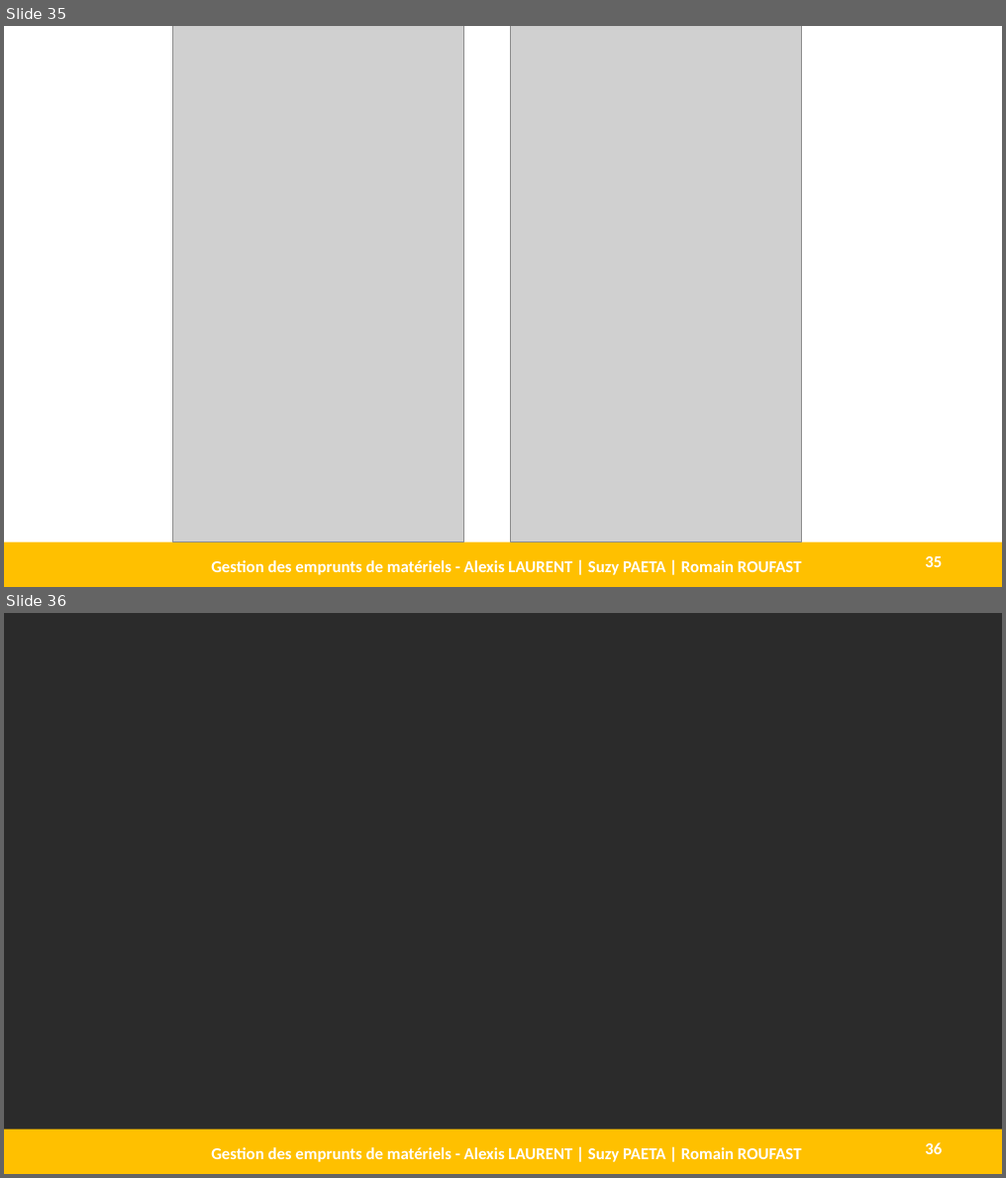
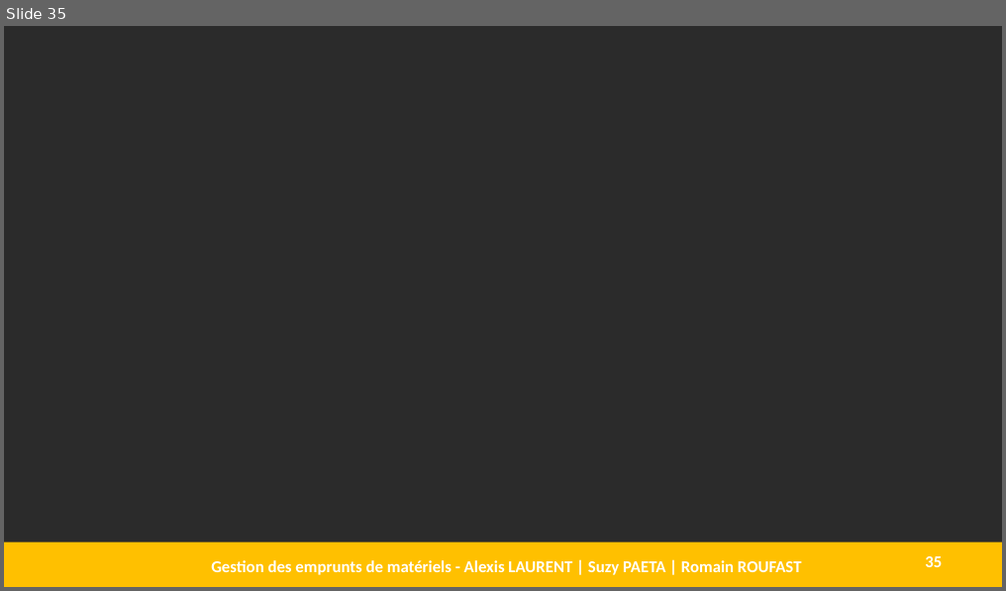
Before and after one commit to AlexisLaurent/Gestion_des_Emprunts, a slide deck: Livrables/D1.3 - DEF.pptx. Shown one above the other, each under a label of ours: slides 35 and 36 before the commit, slide 35 after it. The pictures are 1006x1178 and 1006x591 pixels, drawn with LibreOffice and Linux fonts; fonts in the diff are those of the drawing; grey boxes stand for pictures; background and template pictures are left out; a plain dark background stands for a picture behind light text. Boxes give left, top, right and bottom in pixels: in the first picture for what was removed or moved away, otherwise in the second. Text is boxed around its words. In the diff, an @@ line names an element or a change of style, - is before the commit and + after.

```diff
--- a/Livrables/D1.3 - DEF.pptx
+++ b/Livrables/D1.3 - DEF.pptx
@@ slide 35 removed at (x1=4, y1=26, x2=1002, y2=587), background #FFFFFF @@
@@ picture removed at (x1=172, y1=26, x2=464, y2=542) @@
@@ picture removed at (x1=511, y1=26, x2=802, y2=542) @@
@@ rectangle removed at (x1=4, y1=542, x2=1002, y2=586) @@
@@ page number removed at (x1=925, y1=557, x2=942, y2=568) @@
-35
@@ text removed at (x1=211, y1=561, x2=802, y2=575) @@
-Gestion des emprunts de matériels - Alexis LAURENT | Suzy PAETA | Romain ROUFAST
@@ what was slide 36 is now slide 35 @@
@@ page number at (x1=925, y1=557, x2=942, y2=568): text changed @@
-36
+35
```
Also in this commit, not shown: 16 slides changed, 2 other slides removed.
